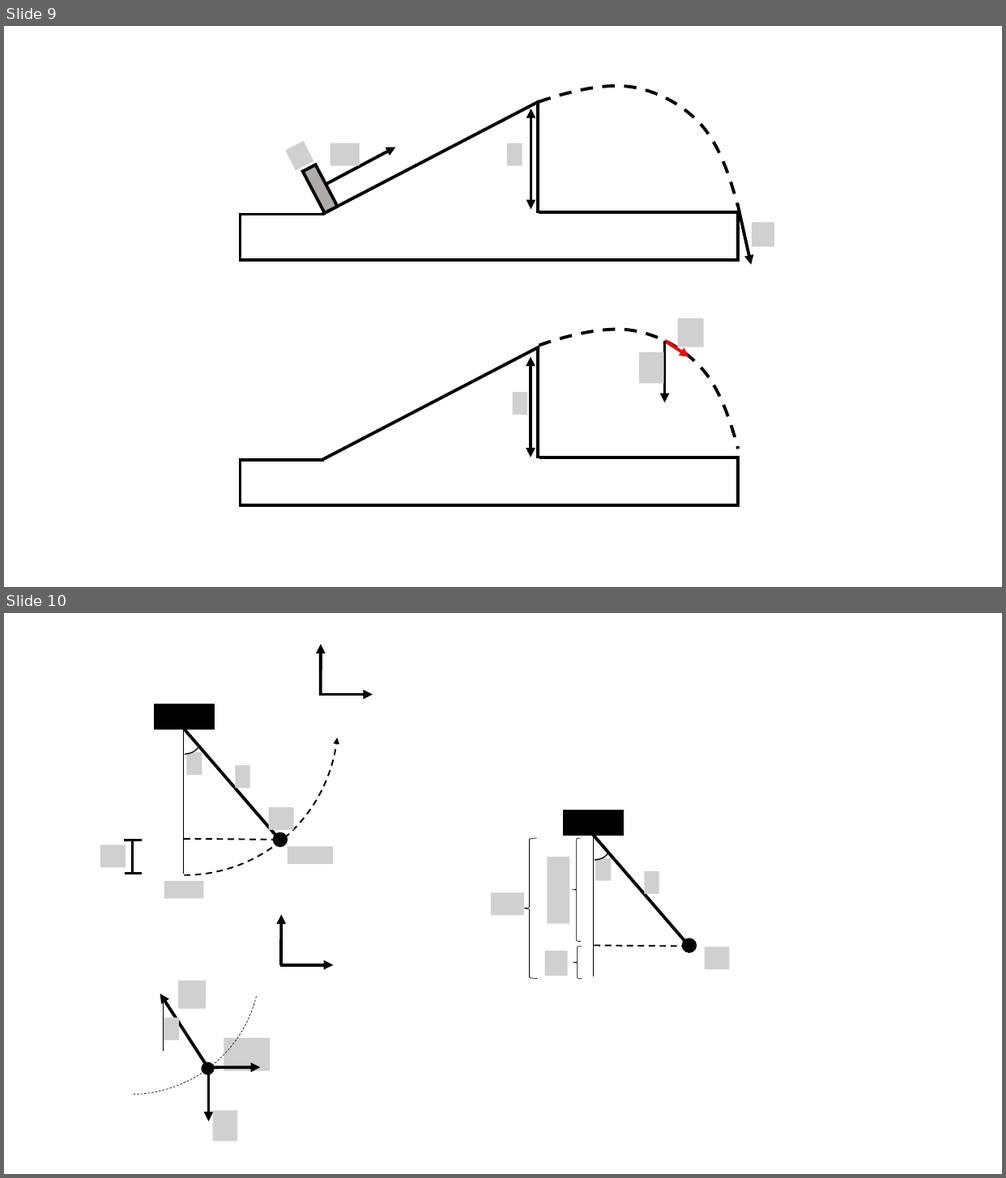
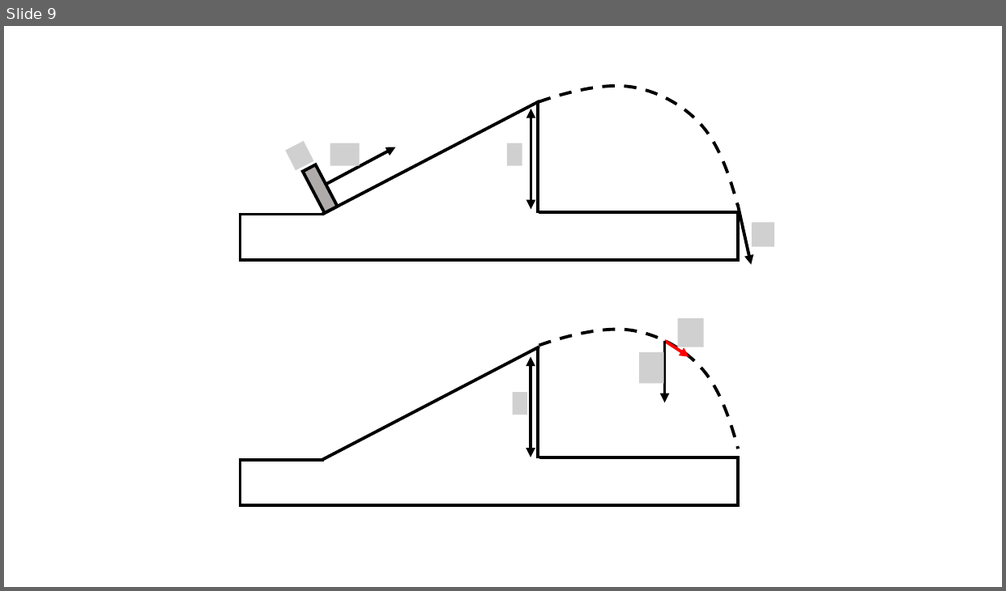
Before and after one commit to OSTP/PhysicsArtofModelling, a slide deck: tex/figures/WorkEnergy/Figures.pptx. Shown one above the other, each under a label of ours: slides 9 and 10 before the commit, slide 9 after it. The pictures are 1006x1178 and 1006x591 pixels, drawn with LibreOffice and Linux fonts; fonts in the diff are those of the drawing; grey boxes stand for pictures; background and template pictures are left out. Boxes give left, top, right and bottom in pixels: in the first picture for what was removed or moved away, otherwise in the second. Text is boxed around its words. In the diff, an @@ line names an element or a change of style, - is before the commit and + after.

```diff
--- a/tex/figures/WorkEnergy/Figures.pptx
+++ b/tex/figures/WorkEnergy/Figures.pptx
@@ slide 10 removed at [4, 613, 1002, 1174], background #FFFFFF @@
@@ line removed from (185, 839) to (286, 840) @@
@@ group removed at [4, 613, 401, 938]: 6 pictures, 5 lines, 2 arc (boxed as its full ellipse)s, 2 arrows, 1 rectangle, 1 ellipse @@
@@ group removed at [491, 810, 730, 979]: 6 pictures, 3 lines, 3 left braces, 1 rectangle, 1 ellipse, 1 arc (boxed as its full ellipse) @@
@@ group removed at [4, 835, 334, 1142]: 5 arrows, 4 pictures, 1 ellipse, 1 arc (boxed as its full ellipse), 1 line @@
```
Also in this commit, not shown: 1 slide added.
